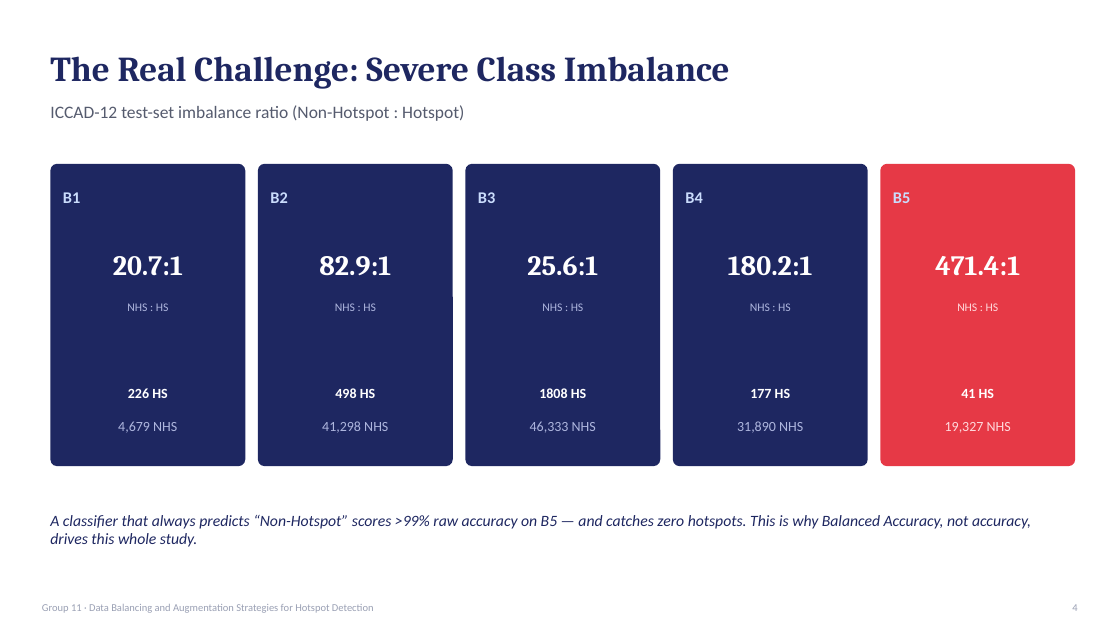
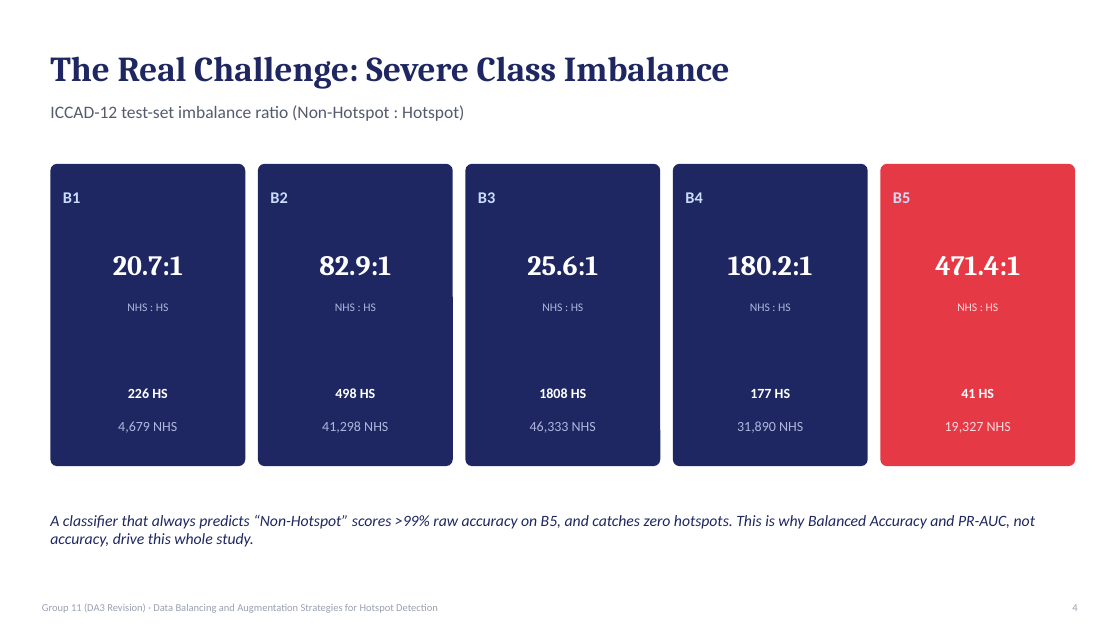
Before and after one commit to Nukebyt/Data-Balancing-For-Hotspot-Detection, a slide deck: slide 4 of report/slides.pptx. Drawn at 1120x630 pixels with LibreOffice and Linux fonts; fonts in the diff are those of the drawing. Boxes give left, top, right and bottom in pixels: in the first picture for what was removed or moved away, otherwise in the second. Text is boxed around its words. In the diff, an @@ line names an element or a change of style, - is before the commit and + after.

Commit message:
DA3 revision: fair training protocol overturns DA2 conclusions
Addresses all Group 11 feedback plus common-to-all-groups feedback:

- Validation split (15%, fixed seed) carved from training data only;
  checkpoint selection on validation, test touched exactly once.
- Equalised gradient-update steps per benchmark (not epochs), removing
  the confound where RUS's smaller resampled set meant far fewer
  actual updates than ROS/ROS+Aug under the old fixed-epoch protocol.
- Main grid now runs 3 seeds (42/123/2024) with paired significance
  testing (t-test + Wilcoxon); ratio ablation re-run under the same
  corrected protocol.
- PR-AUC added as a threshold-free companion metric to every run.
- Two new combined-strategy variants (combo_mild, combo_batch_aug).
- Physical justification for flip/rotation augmentation (Manhattan
  geometry closure + local lithography-diffraction-physics argument).
- Mechanistic learning-curve analysis explaining why RUS appeared to
  fail in DA2 (training-protocol artifact) and what its real,
  narrower weakness actually is (PR-AUC/calibration, not detection).
- Literature review expanded from 9 to 40 web-verified references, all
  cited in text; new section comparing against published ICCAD-12
  results.
- Headline finding: under the corrected protocol, no strategy's
  balanced accuracy is statistically distinguishable from any other's;
  PR-AUC recovers real, significant differences instead.

Deliverables: revised report.tex/PDF (12pp, IEEE double-column),
G11_DA3_SingleColumn.docx and G11_DA3_DoubleColumn.docx (built via a
pandoc-based pipeline, report/build_docx.py), updated 17-slide deck,
full experiment results/figures, and DA2 results archived for
before/after comparison. Report prose also passed through a dash/
AI-tell cleanup pass.

```diff
--- a/report/slides.pptx
+++ b/report/slides.pptx
@@ text at (x1=50, y1=515, x2=1035, y2=547): text changed @@
-A classifier that always predicts “Non-Hotspot” scores >99% raw accuracy on B5 — and catches zero hotspots. This is why Balanced Accuracy, not accuracy, drives this whole study.
+A classifier that always predicts “Non-Hotspot” scores >99% raw accuracy on B5, and catches zero hotspots. This is why Balanced Accuracy and PR-AUC, not accuracy, drive this whole study.
@@ text at (x1=42, y1=603, x2=438, y2=613): text changed @@
-Group 11 · Data Balancing and Augmentation Strategies for Hotspot Detection
+Group 11 (DA3 Revision) · Data Balancing and Augmentation Strategies for Hotspot Detection
```
Also in this commit, not shown: 10 other slides changed, 6 slides added, 4 slides removed, 43 other files.
